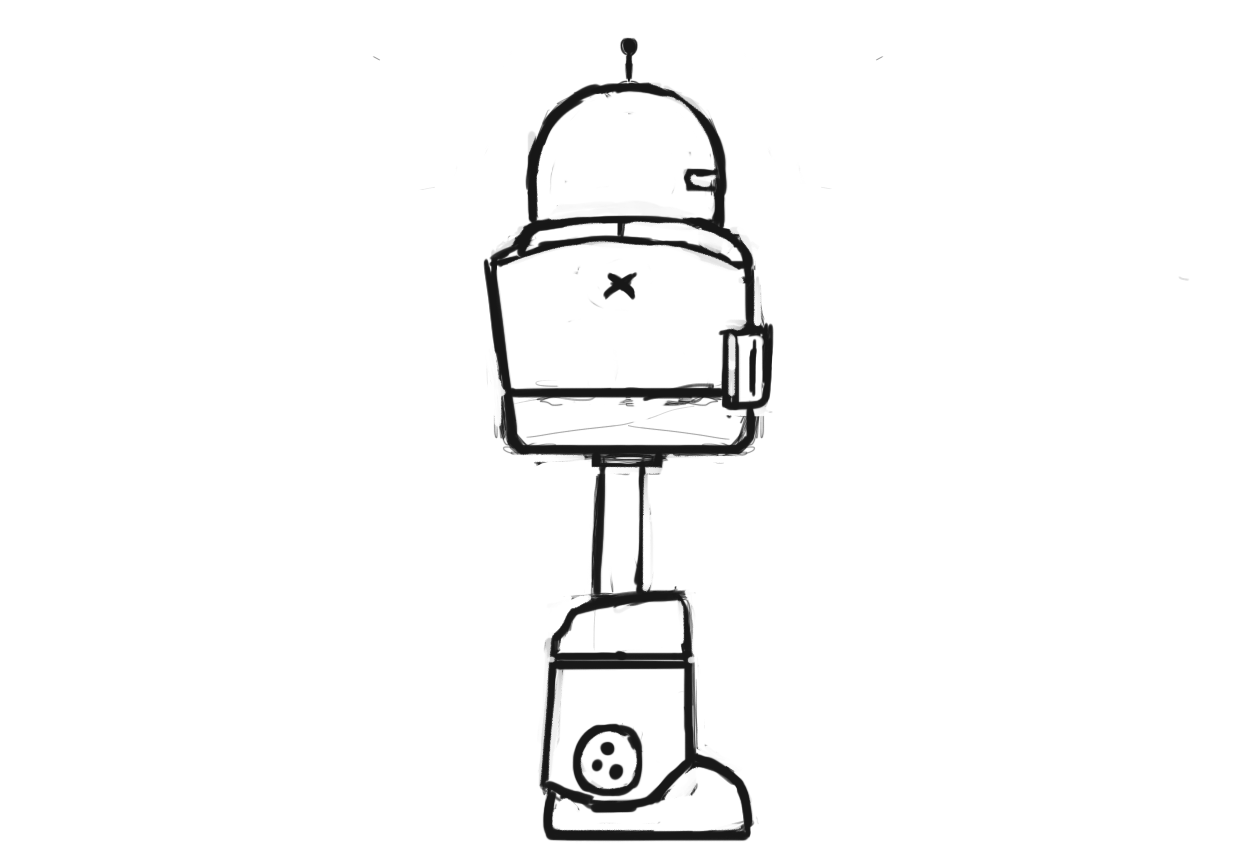
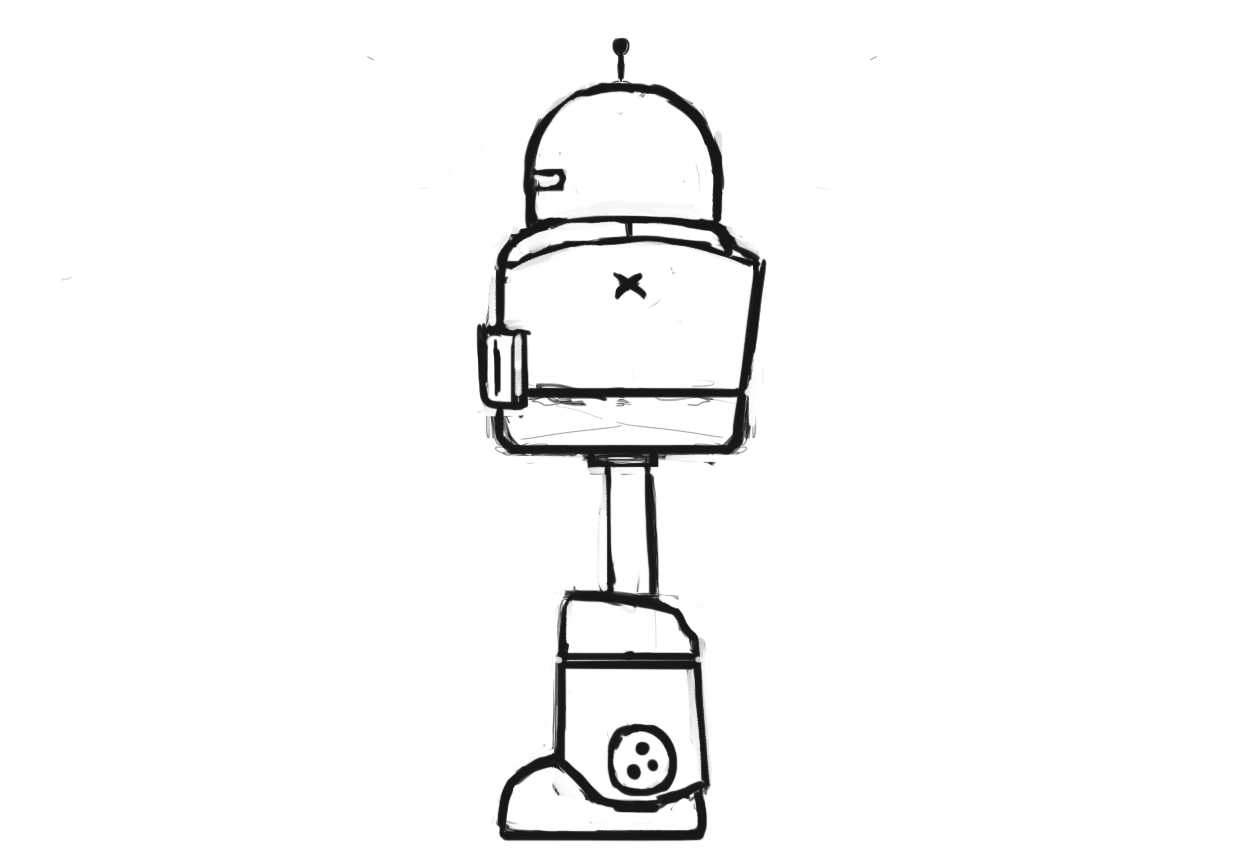
The second 1260 x 866 image is a revision of the first. Changes to its layers:
painted on "Layer 02-1" over 60, 37, 1190, 842
